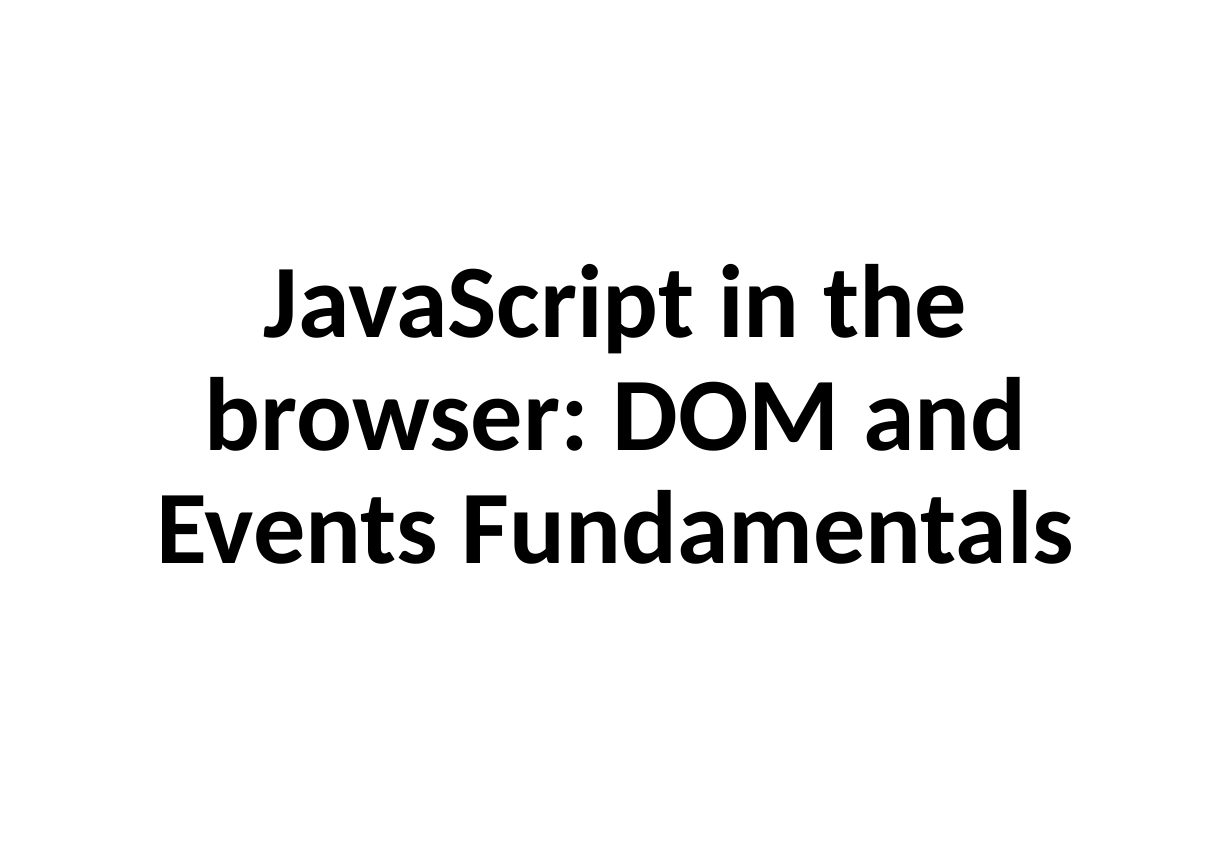
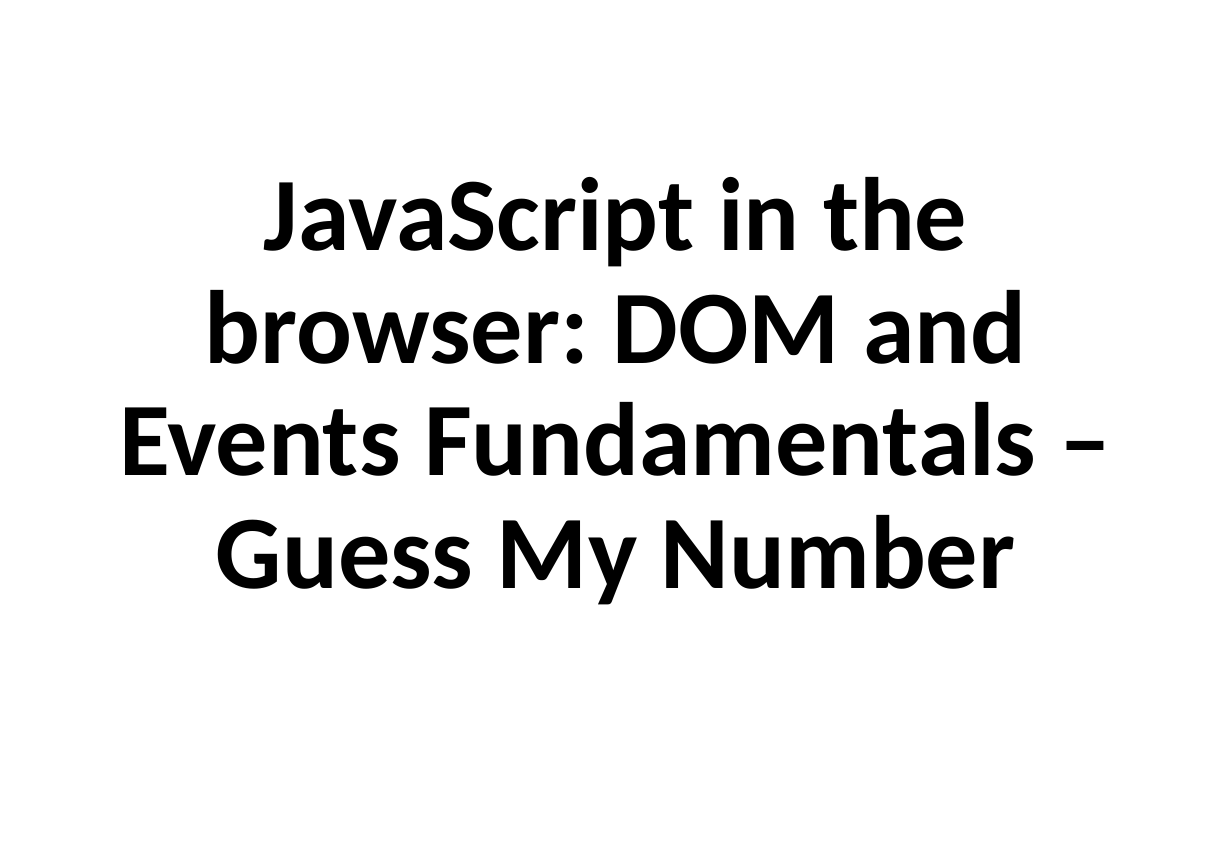
Before and after one commit to EL-EL-BCN/Complete-Javascript-Course, a slide deck: slide 87 of complete-javascript-course.pptx. Drawn at 1232x853 pixels with LibreOffice and Linux fonts; fonts in the diff are those of the drawing. Boxes give left, top, right and bottom in pixels: in the first picture for what was removed or moved away, otherwise in the second. Text is boxed around its words. In the diff, an @@ line names an element or a change of style, - is before the commit and + after.

Commit message:
guess the number game complete

```diff
--- a/complete-javascript-course.pptx
+++ b/complete-javascript-course.pptx
@@ text at (119, 177, 1036, 605): text changed @@
-JavaScript in the browser: DOM and Events Fundamentals
+JavaScript in the browser: DOM and Events Fundamentals – Guess My Number
```
Also in this commit, not shown: 1 other slide changed, 27 slides added, 9 other files.
